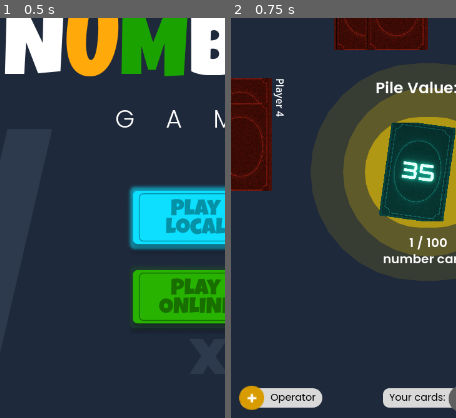
Above: before the commit, frames 1-2 (left to right).
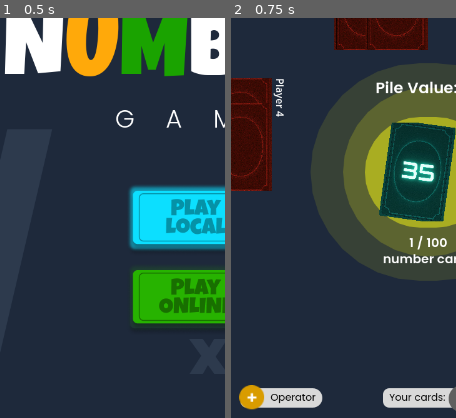
Above: after the commit, the same moments.

Repository: MannLester/TheNumbersGame
Game: Godot game, scene res://scenes/authentication_page/authentication_page.tscn
Same seed, same stepped clock (60 frames per second), same inputs: the game is played once before the commit and once after it.
Inputs (mouse positions are % of the whole screen's width and height, from its top left):
- Up to frame 1 (0.5 s): no input
- Up to frame 2 (0.75 s): click (50, 56) at 0.5 s
The pictures show only the part of the screen within x 6-56%, y 31-81%; the shares and areas given below are measured in that part.

Frame 1 is identical in both runs. In frame 2, 0.1% of the frame differs, in the area x 3-15%, y 91-98%.

Commit message:
Number and Operators Functionality + Cue Feedback

Diff:
--- a/scenes/game_area_page/player_hand.tscn
+++ b/scenes/game_area_page/player_hand.tscn
@@ -82,8 +82,9 @@
 
 [node name="TextureRect" type="TextureRect" parent="MarginContainer/VBoxContainer/MarginContainer/HBoxContainer/Control"]
 layout_mode = 0
+offset_top = -1.0
 offset_right = 40.0
-offset_bottom = 40.0
+offset_bottom = 39.0
 texture = ExtResource("2_057kf")
 
 [node name="Control2" type="Control" parent="MarginContainer/VBoxContainer/MarginContainer/HBoxContainer"]
--- a/scripts/game_area_scripts/pile_cards.gd
+++ b/scripts/game_area_scripts/pile_cards.gd
@@ -5,6 +5,7 @@
 var piled_number_cards: Array[String] = []  # Track only number cards
 var card_stack_count: int = 0
 var pile_value: int = 0  # Running sum of number cards in the pile
+var current_operation: String = "+"  # Current operation to apply (starts with addition)
 
 func _ready() -> void:
 	# Make pile cards responsive while maintaining design
@@ -18,11 +19,28 @@
 			print("=== INITIALIZING PILE WITH STARTING CARD ===")
 			print("Starting card: ", starting_card)
 
-			# Add the starting card to pile
-			add_card_to_pile(starting_card)
+			# For the starting card, set pile value directly (no operation applied)
+			if CardManager.get_card_type(starting_card) == CardManager.CardType.NUMBER:
+				pile_value = CardManager.get_card_value(starting_card)
+				print("Starting card is NUMBER: ", starting_card, " (value: ", pile_value, ")")
+				print("Current operation: + (default)")
+			else:
+				# Starting card is an operator - set the operation but pile value stays 0
+				current_operation = CardManager.get_card_value(starting_card)
+				pile_value = 0
+				print("Starting card is OPERATOR: ", starting_card, " (", current_operation, ")")
+				print("Pile value remains: 0")
+
+			# Add the starting card to pile (this will update displays)
+			add_card_to_pile_without_calculation(starting_card)
+
+			# Update visual cues for starting operator
+			update_panel_colors(current_operation)
+			update_player_hand_operator_icon(current_operation)
 
 			print("Pile initialized with starting card: ", starting_card)
 			print("Starting pile value: ", pile_value)
+			print("Starting operation: ", current_operation)
 			print("===========================================")
 		else:
 			print("ERROR: Could not draw starting card for pile!")
@@ -43,74 +61,30 @@
 		if card_type == CardManager.CardType.NUMBER:
 			piled_number_cards.append(card_id)
 
-			# Add the card's numeric value to the pile value
+			# Get the card's numeric value
 			var card_value = CardManager.get_card_value(card_id)
-			pile_value += card_value
+
+			# Apply the current operation to update pile value
+			var previous_value = pile_value
+			pile_value = apply_operation(pile_value, card_value, current_operation)
 
 			print("Added NUMBER card to pile: ", card_id, " (value: ", card_value, ")")
-			print("NEW PILE VALUE: ", pile_value)
+			print("Operation: ", previous_value, " ", current_operation, " ", card_value, " = ", pile_value)
 		else:
-			print("Added OPERATOR card to pile: ", card_id, " (pile value unchanged)")
-			print("CURRENT PILE VALUE: ", pile_value)
-
-	# Safety check for CardManager
-	if not CardManager:
-		print("Error: CardManager not found!")
-		return
-
-	# Create new card instance for the pile
-	var card_scene = preload("res://scenes/card_node.tscn")
-	var card_instance = card_scene.instantiate()
-
-	# Setup the card with its ID and texture
-	var texture_path = CardManager.get_card_texture_path(card_id)
-	card_instance.setup_card(card_id, texture_path)
-
-	# MAKE THE CARD IMMOVABLE using the dedicated method
-	if card_instance.has_method("mark_as_pile_card"):
-		card_instance.mark_as_pile_card()
-	else:
-		# Fallback method if mark_as_pile_card doesn't exist
-		card_instance.mouse_filter = Control.MOUSE_FILTER_IGNORE
-		card_instance.set_process_input(false)
-		card_instance.set_process_unhandled_input(false)
-
-	# Disconnect any existing drag signals to prevent dragging
-	if card_instance.has_signal("drag_started"):
-		# Disconnect all connections for drag signals
-		for connection in card_instance.drag_started.get_connections():
-			card_instance.drag_started.disconnect(connection.callable)
-		for connection in card_instance.drag_ended.get_connections():
-			card_instance.drag_ended.disconnect(connection.callable)
-
-	# Add to the card container
-	var card_container = $VBoxContainer/Control
-	if card_container:
-		card_container.add_child(card_instance)
-
-		# Position the card at the center of the container
-		# The container is 150x220, so center is at 75x110
-		var container_center = Vector2(75, 110)  # Half of 150x220
-		card_instance.position = container_center - Vector2(50, 70)  # Offset by half card size (100x140)
-
-		# Apply stacking effects AFTER positioning
-		apply_stacking_effects(card_instance, card_stack_count)
-
-		print("SUCCESS: Added immovable card ", card_id, " to pile center.")
-		print("Card positioned at: ", card_instance.position)
-		print("Total cards in pile: ", count_actual_total_cards_in_pile())
-		print("Number cards in pile: ", count_actual_number_cards_in_pile())
-		print("Operator cards in pile: ", get_pile_operator_card_count())
-		print("Stack position: ", card_stack_count)
-		print("Card is now immovable and cannot be dragged.")
-
-		# Update pile counter display
-		update_pile_counter()
-
-		# Update pile value display
-		update_pile_value_display()
-	else:
-		print("ERROR: Could not find card container in pile!")
+			# It's an operator card - update the current operation
+			var operator_symbol = CardManager.get_card_value(card_id)
+			current_operation = operator_symbol
+
+			print("Added OPERATOR card to pile: ", card_id, " (", operator_symbol, ")")
+			print("Current operation changed to: ", current_operation)
+			print("CURRENT PILE VALUE: ", pile_value, " (unchanged)")
+
+			# Update visual cues for operator change
+			update_panel_colors(current_operation)
+			update_player_hand_operator_icon(current_operation)
+
+	# Create and display the visual card
+	create_and_display_pile_card(card_id)
 
 func apply_stacking_effects(card_instance: Control, stack_position: int):
 	# Apply random rotation (±15 degrees for more variety)
@@ -176,6 +150,148 @@
 		print("==========================")
 	else:
 		print("ERROR: Pile value label not found!")
+
+func update_panel_colors(current_operator: String):
+	# Update the colors of the three panels based on current operator
+	var color_hex = ""
+	match current_operator:
+		"+":
+			color_hex = "#F3F315"  # Addition: Yellow
+		"-":
+			color_hex = "#39FF14"  # Subtraction: Green
+		"*":
+			color_hex = "#FF073A"  # Multiplication: Red
+		"/":
+			color_hex = "#00FFFF"  # Division: Cyan
+		_:
+			color_hex = "#F3F315"  # Default to addition yellow
+
+	# Convert hex to Color
+	var new_color = Color(color_hex)
+
+	# Update all three panels
+	var panels = [$Panel, $Panel2, $Panel3]
+	var alphas = [0.509804, 0.196078, 0.117647]  # Original alpha values
+
+	for i in range(panels.size()):
+		var panel = panels[i]
+		if panel:
+			var style = panel.get_theme_stylebox("panel")
+			if style:
+				var new_style = style.duplicate()
+				# Keep original alpha but change color
+				new_color.a = alphas[i]
+				new_style.bg_color = new_color
+				panel.add_theme_stylebox_override("panel", new_style)
+
+	print("Updated panel colors to: ", current_operator, " (", color_hex, ")")
+
+func update_player_hand_operator_icon(current_operator: String):
+	# Find the player hand and update its operator icon
+	var player_hand = get_tree().get_first_node_in_group("player_hand")
+	if player_hand and player_hand.has_method("update_operator_icon"):
+		player_hand.update_operator_icon(current_operator)
+	else:
+		print("ERROR: Could not find player hand or update_operator_icon method")
+
+func apply_operation(current_value: int, new_value: int, operation: String) -> int:
+	# Apply the specified operation between current pile value and new number card
+	match operation:
+		"+":
+			return current_value + new_value
+		"-":
+			return current_value - new_value
+		"*":
+			return current_value * new_value
+		"/":
+			# Handle division by zero
+			if new_value == 0:
+				print("WARNING: Division by zero! Keeping current value.")
+				return current_value
+			else:
+				return current_value / new_value
+		_:
+			print("WARNING: Unknown operation '", operation, "'. Using addition as fallback.")
+			return current_value + new_value
+
+func add_card_to_pile_without_calculation(card_id: String):
+	# Add card to pile without applying operations (used for starting card)
+	print("=== ADDING STARTING CARD TO PILE (NO CALCULATION) ===")
+	print("Card ID: ", card_id)
+
+	# Add card to general pile tracking
+	piled_cards.append(card_id)
+	card_stack_count += 1
+
+	# Track number cards separately
+	if CardManager:
+		var card_type = CardManager.get_card_type(card_id)
+		if card_type == CardManager.CardType.NUMBER:
+			piled_number_cards.append(card_id)
+
+	# Create and setup the visual card (same as regular add_card_to_pile)
+	create_and_display_pile_card(card_id)
+
+func create_and_display_pile_card(card_id: String):
+	# Create the visual representation of the card in the pile
+	# Safety check for CardManager
+	if not CardManager:
+		print("Error: CardManager not found!")
+		return
+
+	# Create new card instance for the pile
+	var card_scene = preload("res://scenes/card_node.tscn")
+	var card_instance = card_scene.instantiate()
+
+	# Setup the card with its ID and texture
+	var texture_path = CardManager.get_card_texture_path(card_id)
+	card_instance.setup_card(card_id, texture_path)
+
+	# MAKE THE CARD IMMOVABLE using the dedicated method
+	if card_instance.has_method("mark_as_pile_card"):
+		card_instance.mark_as_pile_card()
+	else:
+		# Fallback method if mark_as_pile_card doesn't exist
+		card_instance.mouse_filter = Control.MOUSE_FILTER_IGNORE
+		card_instance.set_process_input(false)
+		card_instance.set_process_unhandled_input(false)
+
+	# Disconnect any existing drag signals to prevent dragging
+	if card_instance.has_signal("drag_started"):
+		# Disconnect all connections for drag signals
+		for connection in card_instance.drag_started.get_connections():
+			card_instance.drag_started.disconnect(connection.callable)
+		for connection in card_instance.drag_ended.get_connections():
+			card_instance.drag_ended.disconnect(connection.callable)
+
+	# Add to the card container
+	var card_container = $VBoxContainer/Control
+	if card_container:
+		card_container.add_child(card_instance)
+
+		# Position the card at the center of the container
+		# The container is 150x220, so center is at 75x110
+		var container_center = Vector2(75, 110)  # Half of 150x220
+		card_instance.position = container_center - Vector2(50, 70)  # Offset by half card size (100x140)
+
+		# Apply stacking effects AFTER positioning
+		apply_stacking_effects(card_instance, card_stack_count)
+
+		print("SUCCESS: Added immovable card ", card_id, " to pile center.")
+		print("Card positioned at: ", card_instance.position)
+		print("Total cards in pile: ", count_actual_total_cards_in_pile())
+		print("Number cards in pile: ", count_actual_number_cards_in_pile())
+		print("Operator cards in pile: ", get_pile_operator_card_count())
+		print("Stack position: ", card_stack_count)
+		print("Card is now immovable and cannot be dragged.")
+
+		# Update pile counter display
+		update_pile_counter()
+
+		# Update pile value display
+		update_pile_value_display()
+	else:
+		print("ERROR: Could not find card container in pile!")
 
 func count_actual_number_cards_in_pile() -> int:
 	# Count actual number card nodes in the pile container
--- a/scripts/game_area_scripts/player_hand.gd
+++ b/scripts/game_area_scripts/player_hand.gd
@@ -64,6 +64,33 @@
 	print("=== STARTING PILE INITIALIZATION COMPLETE ===")
 	print("")
 
+func update_operator_icon(current_operator: String):
+	# Update the operator icon in the player hand based on current operator
+	var operator_icon = $MarginContainer/VBoxContainer/MarginContainer/HBoxContainer/Control/TextureRect
+	if operator_icon:
+		var texture_path = ""
+		match current_operator:
+			"+":
+				texture_path = "res://assets/icons/Add  Icon (1).png"
+			"-":
+				texture_path = "res://assets/icons/Subtract Icon (1).png"
+			"*":
+				texture_path = "res://assets/icons/Multiply Icon (3).png"
+			"/":
+				texture_path = "res://assets/icons/Divide Icon (1).png"
+			_:
+				texture_path = "res://assets/icons/Add  Icon (1).png"  # Default to addition
+
+		# Load and set the texture
+		var texture = load(texture_path)
+		if texture:
+			operator_icon.texture = texture
+			print("Updated operator icon to: ", current_operator, " (", texture_path, ")")
+		else:
+			print("ERROR: Could not load operator texture: ", texture_path)
+	else:
+		print("ERROR: Could not find operator icon TextureRect")
+
 func setup_initial_cards():
 	# Remove existing placeholder cards
 	var cards_container = $MarginContainer/VBoxContainer/MarginContainer2/ScrollContainer/MarginContainer/HBoxContainer
Binary file added: assets/icons/Multiply Icon (3).png
Not shown, added: assets/icons/Multiply Icon (3).png.import
